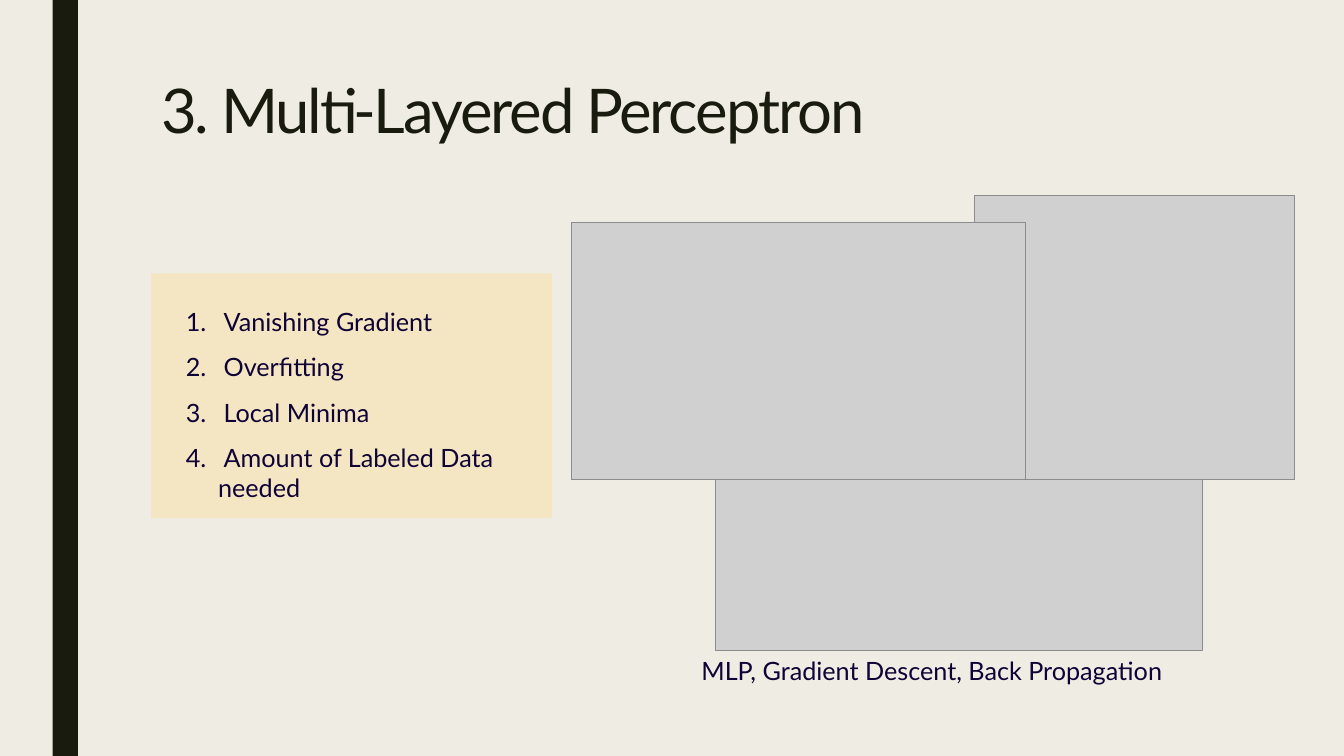
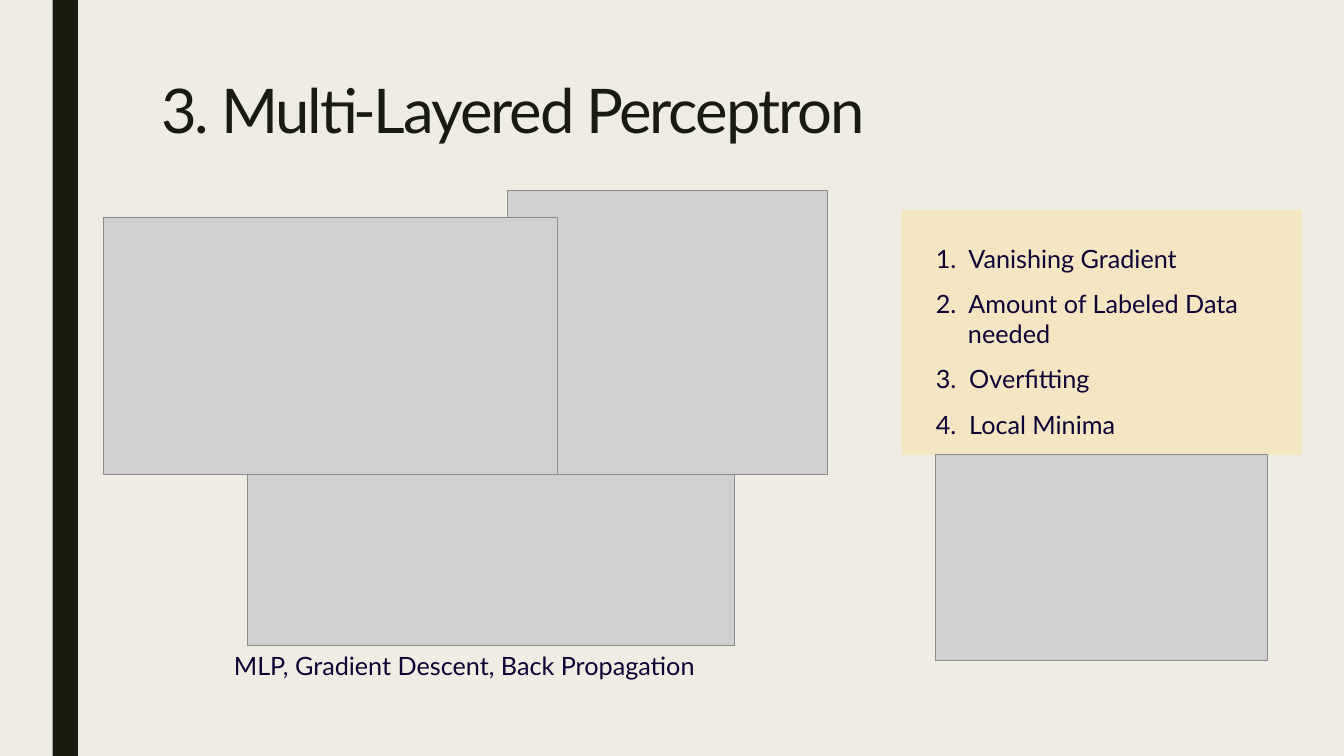
Before and after one commit to jiwon1202/2022_Lab_DeepLearning_Seminar, a slide deck: slide 4 of 2022_DeepLearning/02_seminar_221007/history_of_deeplearning.pptx. Drawn at 1344x756 pixels with LibreOffice and Linux fonts; fonts in the diff are those of the drawing; grey boxes stand for pictures. Boxes give left, top, right and bottom in pixels: in the first picture for what was removed or moved away, otherwise in the second. Text is boxed around its words. In the diff, an @@ line names an element or a change of style, - is before the commit and + after.

Commit message:
ppt update 01

```diff
--- a/2022_DeepLearning/02_seminar_221007/history_of_deeplearning.pptx
+++ b/2022_DeepLearning/02_seminar_221007/history_of_deeplearning.pptx
@@ 3 pictures: place and size @@
-3 pictures at [572, 196, 1295, 650]
+3 pictures at [104, 191, 827, 645]
@@ rectangle: place and size @@
-rectangle at [151, 273, 552, 518]
+rectangle at [901, 210, 1302, 455]
@@ text "1. Vanishing Gradient": place and size @@
-text "1. Vanishing Gradient" at [218, 312, 493, 497]
+text "1. Vanishing Gradient" at [936, 249, 1238, 434]
@@ text at [936, 249, 1238, 313]: text changed @@
-1. Vanishing Gradient
-2. Overfitting
-3. Local Minima
-4. Amount of Labeled Data
+1. Vanishing Gradient
+2. Amount of Labeled Data
@@ text at [936, 369, 1115, 434]: paragraphs added @@
+3. Overfitting
+4. Local Minima
@@ picture added at [936, 455, 1268, 660] @@
@@ text "MLP, Gradient Descent, Back Propagation": place and size @@
-text "MLP, Gradient Descent, Back Propagation" at [701, 661, 1162, 685]
+text "MLP, Gradient Descent, Back Propagation" at [234, 656, 695, 680]
```
Also in this commit, not shown: 1 other slide changed.
